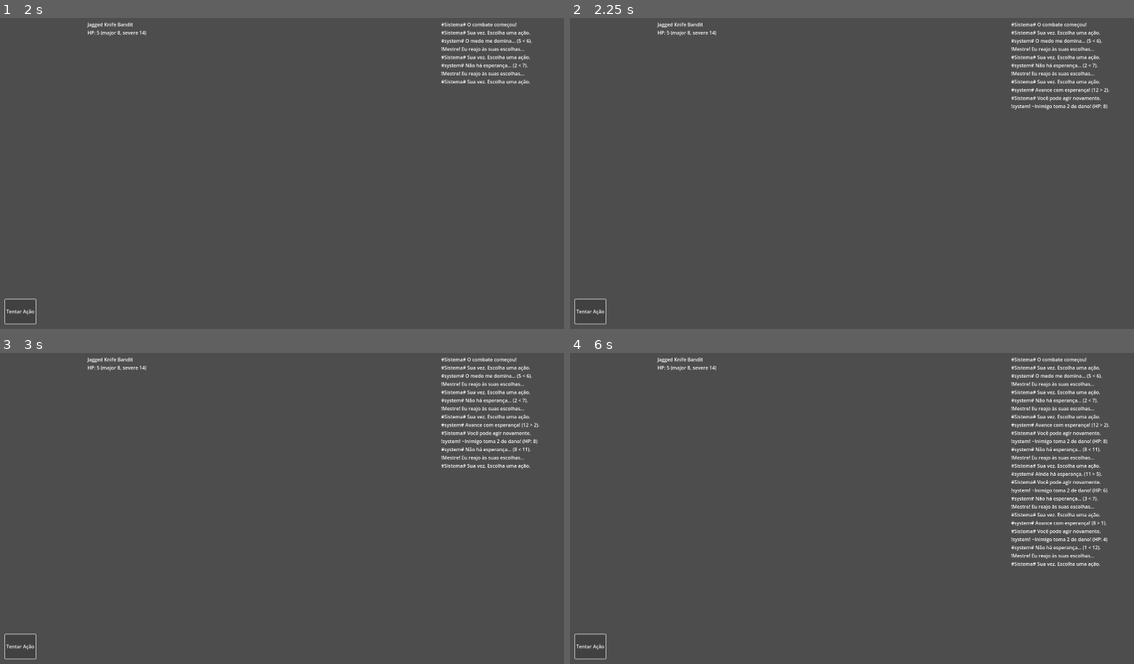
Above: before the commit, frames 1-4 (two rows, left to right).
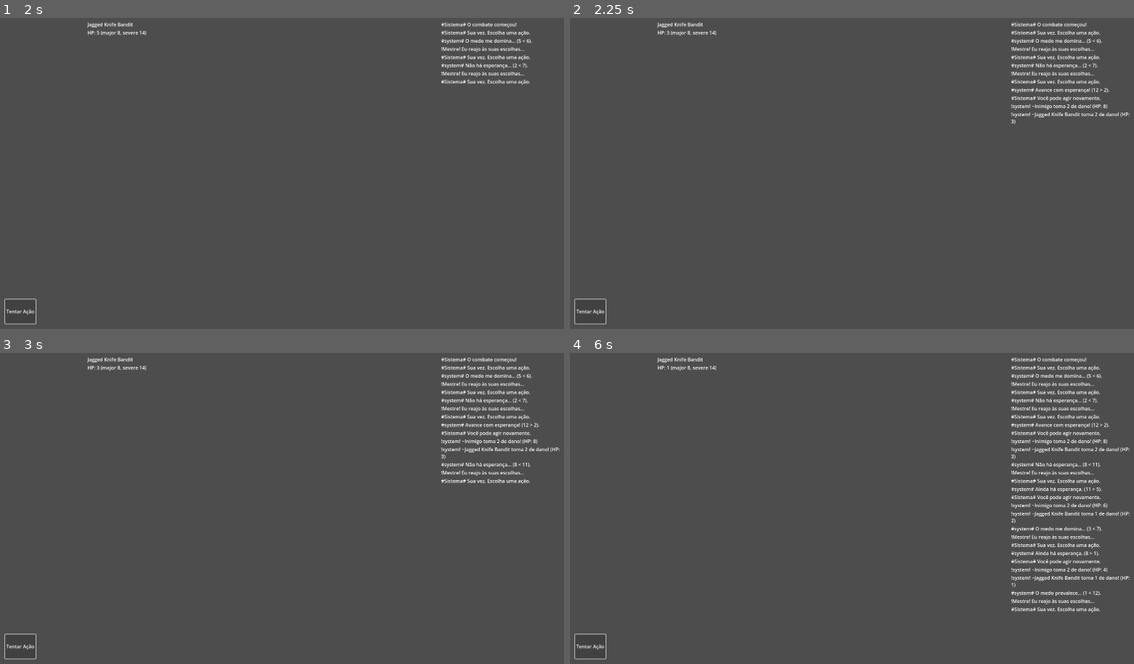
Above: after the commit, the same moments.

Repository: lucsantunes/daggerheart
Game: Godot game, scene res://scenes/CombatScene.tscn
The game is run twice, just before and just after one commit, with the same random seed, the same clock (stepped at 60 frames per second) and the same inputs. The project has no main scene, so this scene is started directly.
Inputs:
- Up to frame 1 (2 s): click "Tentar Ação" at 0.5 s; click "Tentar Ação" at 1.25 s
- Up to frame 2 (2.25 s): click "Tentar Ação" at 2 s
- Up to frame 3 (3 s): tap Enter at 2.75 s; tap L at 2.85 s
- Up to frame 4 (6 s): tap Space at 3.5, 5 s; tap L every 0.75 s from 3.6 to 5.85 s; tap Enter at 4.25, 5.75 s

Frame 1 is identical in both runs. In frame 2, 0.2% of the frame differs, in the area x 17-100%, y 4-35%; in frame 3, 0.6%; in frame 4, 3.1%, in the area x 17-100%, y 3-84%.

Commit message:
Remove unused battle scene, character, and enemy group files; delete associated images and scripts to streamline project structure.

Diff:
--- a/backup/tutorial_jrpg_16bit/battle_scene.tscn
+++ /dev/null
@@ -1,16 +0,0 @@
-[gd_scene load_steps=3 format=3 uid="uid://c0kb2o4jrg0pv"]
-
-[ext_resource type="PackedScene" uid="uid://ba7cku42ufpv1" path="res://backup/tutorial_jrpg_16bit/enemy_group.tscn" id="1_fw8re"]
-[ext_resource type="Texture2D" uid="uid://ct6mbr85ha2c6" path="res://backup/tutorial_jrpg_16bit/images/background.png" id="2_r5l0u"]
-
-[node name="battle_scene" type="Node2D"]
-texture_filter = 1
-
-[node name="TextureRect" type="TextureRect" parent="."]
-offset_right = 1280.0
-offset_bottom = 720.0
-texture = ExtResource("2_r5l0u")
-expand_mode = 1
-
-[node name="enemy_group" parent="." instance=ExtResource("1_fw8re")]
-position = Vector2(261, 258)
--- a/backup/tutorial_jrpg_16bit/character.tscn
+++ /dev/null
@@ -1,68 +0,0 @@
-[gd_scene load_steps=6 format=3 uid="uid://ccs1g7w0le5ir"]
-
-[ext_resource type="Texture2D" uid="uid://mb2ju0e76l7y" path="res://backup/tutorial_jrpg_16bit/images/bandit.png" id="1_pjt0s"]
-[ext_resource type="Texture2D" uid="uid://de3nssyfujmcg" path="res://backup/tutorial_jrpg_16bit/images/cursor.png" id="2_wa5vi"]
-
-[sub_resource type="Animation" id="Animation_px5sl"]
-length = 0.001
-tracks/0/type = "value"
-tracks/0/imported = false
-tracks/0/enabled = true
-tracks/0/path = NodePath("Sprite2D:self_modulate")
-tracks/0/interp = 1
-tracks/0/loop_wrap = true
-tracks/0/keys = {
-"times": PackedFloat32Array(0),
-"transitions": PackedFloat32Array(1),
-"update": 0,
-"values": [Color(1, 1, 1, 1)]
-}
-
-[sub_resource type="Animation" id="Animation_wfnr8"]
-resource_name = "hurt"
-tracks/0/type = "value"
-tracks/0/imported = false
-tracks/0/enabled = true
-tracks/0/path = NodePath("Sprite2D:self_modulate")
-tracks/0/interp = 1
-tracks/0/loop_wrap = true
-tracks/0/keys = {
-"times": PackedFloat32Array(0, 0.2, 0.4, 0.6),
-"transitions": PackedFloat32Array(1, 1, 1, 1),
-"update": 0,
-"values": [Color(30, 1, 1, 1), Color(1, 1, 1, 1), Color(30, 1, 1, 1), Color(1, 1, 1, 1)]
-}
-
-[sub_resource type="AnimationLibrary" id="AnimationLibrary_0qfo5"]
-_data = {
-&"RESET": SubResource("Animation_px5sl"),
-&"hurt": SubResource("Animation_wfnr8")
-}
-
-[node name="Character" type="CharacterBody2D"]
-
-[node name="Sprite2D" type="Sprite2D" parent="."]
-scale = Vector2(0.15, 0.15)
-texture = ExtResource("1_pjt0s")
-
-[node name="Focus" type="Sprite2D" parent="."]
-visible = false
-position = Vector2(0, 127)
-scale = Vector2(0.1, 0.1)
-texture = ExtResource("2_wa5vi")
-
-[node name="ProgressBar" type="ProgressBar" parent="."]
-anchors_preset = 5
-anchor_left = 0.5
-anchor_right = 0.5
-offset_left = -40.0
-offset_top = -110.0
-offset_right = 40.0
-offset_bottom = -83.0
-grow_horizontal = 2
-value = 100.0
-
-[node name="AnimationPlayer" type="AnimationPlayer" parent="."]
-libraries = {
-&"": SubResource("AnimationLibrary_0qfo5")
-}
--- a/backup/tutorial_jrpg_16bit/enemy_group.gd
+++ /dev/null
@@ -1,8 +0,0 @@
-extends Node2D
-
-var enemies: Array = []
-
-func _ready():
-	enemies = get_children()
-	for i in enemies.size():
-		enemies[i].position = Vector2(i*64*4, 0)
--- a/backup/tutorial_jrpg_16bit/enemy_group.tscn
+++ /dev/null
@@ -1,15 +0,0 @@
-[gd_scene load_steps=3 format=3 uid="uid://ba7cku42ufpv1"]
-
-[ext_resource type="Script" uid="uid://dgexk75xslthk" path="res://backup/tutorial_jrpg_16bit/enemy_group.gd" id="1_5vdyj"]
-[ext_resource type="PackedScene" uid="uid://ccs1g7w0le5ir" path="res://backup/tutorial_jrpg_16bit/character.tscn" id="1_coydw"]
-
-[node name="enemy_group" type="Node2D"]
-script = ExtResource("1_5vdyj")
-
-[node name="Character" parent="." instance=ExtResource("1_coydw")]
-
-[node name="Character2" parent="." instance=ExtResource("1_coydw")]
-
-[node name="Character3" parent="." instance=ExtResource("1_coydw")]
-
-[node name="Character4" parent="." instance=ExtResource("1_coydw")]
--- a/scripts/combat_manager.gd
+++ b/scripts/combat_manager.gd
@@ -2,6 +2,7 @@
 
 # Minimal combat manager to demonstrate effects
 signal damage_applied(target_name: String, amount: int, remaining_hp: int)
+signal damage_categorized(target_name: String, rolled_damage: int, category: String, hp_loss: int)
 
 var target_hp: int = 10
 var target_name: String = "Inimigo"
@@ -25,6 +26,38 @@
 			print("[CombatManager] Unknown outcome:", result_type)
 
 
+func resolve_attack(_attacker: Node, target: Node, damage_roll_string: String) -> void:
+	# Target is expected to be a MonsterCharacter-like node with fields used below
+	if not target or not target.has_method("apply_hp_loss"):
+		print("[CombatManager] resolve_attack: invalid target")
+		return
+
+	var damage := get_tree().root.get_node("/root/CombatScene/DiceRoller")
+	if damage == null:
+		print("[CombatManager] DiceRoller not found for resolve_attack")
+		return
+
+	var dice_roller := damage
+	var rolled: int = int(dice_roller.roll_string(damage_roll_string))
+
+	var major := int(target.data.threshold_major)
+	var severe := int(target.data.threshold_severe)
+	var category := "minor"
+	var hp_loss := 1
+	if rolled >= severe:
+		category = "severe"
+		hp_loss = 3
+	elif rolled >= major:
+		category = "major"
+		hp_loss = 2
+
+	print("[CombatManager] resolve_attack → rolled: %d, major: %d, severe: %d → %s (-%d HP)" % [rolled, major, severe, category, hp_loss])
+	emit_signal("damage_categorized", target.data.name, rolled, category, hp_loss)
+
+	target.apply_hp_loss(hp_loss)
+	emit_signal("damage_applied", target.data.name, hp_loss, target.current_hp)
+
+
 func _apply_damage(amount: int) -> void:
 	target_hp = max(0, target_hp - amount)
 	print("[CombatManager] Damage: %d → %s, HP: %d" % [amount, target_name, target_hp])
--- a/scripts/combat_scene.gd
+++ b/scripts/combat_scene.gd
@@ -8,6 +8,7 @@
 @onready var combat_manager = $CombatManager
 @onready var enemy_party = $UI/EnemyParty
 @onready var player_party = $UI/PlayerParty
+var current_target: Node = null
 
 
 func _ready():
@@ -17,6 +18,7 @@
 	turn_manager.master_turn_started.connect(_on_master_turn_started)
 	action_panel.action_pressed.connect(_on_action_pressed)
 	combat_manager.damage_applied.connect(_on_damage_applied)
+	combat_manager.damage_categorized.connect(_on_damage_categorized)
 
 	# Opening message
 	chat_log.add_entry("Sistema", "O combate começou!", "narration")
@@ -26,6 +28,10 @@
 
 	# Spawn initial enemy (Bandit)
 	enemy_party.spawn_monster("jagged_knife_bandit")
+	# Set current target as the first enemy for now
+	if enemy_party.get_child_count() > 0:
+		current_target = enemy_party.get_child(0)
+		print("[CombatScene] Current target set to:", current_target)
 
 func _on_player_turn_started() -> void:
 	action_panel.set_buttons_enabled(true)
@@ -71,6 +77,12 @@
 
 	# Apply simplified combat effects
 	combat_manager.apply_attempt_outcome(result_type)
+	# On success, resolve attack against current target
+	if result_type == "hope" or result_type == "crit":
+		if current_target != null:
+			combat_manager.resolve_attack(self, current_target, "1d8")
+		else:
+			print("[CombatScene] No target to attack.")
 
 
 func _on_damage_applied(target_name: String, amount: int, remaining_hp: int) -> void:
@@ -80,3 +92,7 @@
 		"amount": amount,
 		"hp": remaining_hp
 	})
+
+
+func _on_damage_categorized(target_name: String, rolled_damage: int, category: String, hp_loss: int) -> void:
+	print("[CombatScene] Damage category → target: %s, rolled: %d, category: %s, hp_loss: %d" % [target_name, rolled_damage, category, hp_loss])
--- a/scripts/dice_roller.gd
+++ b/scripts/dice_roller.gd
@@ -26,3 +26,42 @@
 	var value := randi_range(1, 20) + modifier
 	print("[DiceRoller] d20 → %d" % [value])
 	emit_signal("d20_rolled", value)
+
+
+func roll_string(expr: String) -> int:
+	# Supports forms like "d8", "1d8", "2d6+3", "3d10-1"
+	var trimmed := expr.strip_edges()
+	if not trimmed.contains("d"):
+		var fallback := int(trimmed)
+		print("[DiceRoller] roll_string '%s' → %d (no 'd' found)" % [expr, fallback])
+		return fallback
+
+	var dice_and_rest := trimmed.split("d", false)
+	var num_dice := 1
+	if dice_and_rest[0] != "":
+		num_dice = int(dice_and_rest[0])
+
+	var rest := String(dice_and_rest[1])
+	var modifier := 0
+	var sides_str := rest
+	var plus_idx := rest.find("+")
+	var minus_idx := rest.find("-")
+	var split_idx := -1
+	if plus_idx != -1 and minus_idx != -1:
+		split_idx = min(plus_idx, minus_idx)
+	elif plus_idx != -1:
+		split_idx = plus_idx
+	elif minus_idx != -1:
+		split_idx = minus_idx
+
+	if split_idx != -1:
+		sides_str = rest.substr(0, split_idx)
+		modifier = int(rest.substr(split_idx, rest.length() - split_idx))
+
+	var sides := int(sides_str)
+	var total := 0
+	for i in num_dice:
+		total += randi_range(1, sides)
+	var final_total := total + modifier
+	print("[DiceRoller] roll_string '%s' → rolls: %d x d%d, modifier: %d, total: %d" % [expr, num_dice, sides, modifier, final_total])
+	return final_total
Not shown, removed: backup/tutorial_jrpg_16bit/enemy_group.gd.uid
Binary file removed: backup/tutorial_jrpg_16bit/images/background.png
Not shown, removed: backup/tutorial_jrpg_16bit/images/background.png.import
Binary file removed: backup/tutorial_jrpg_16bit/images/bandit.png
Not shown, removed: backup/tutorial_jrpg_16bit/images/bandit.png.import
Binary file removed: backup/tutorial_jrpg_16bit/images/cursor.png
Not shown, removed: backup/tutorial_jrpg_16bit/images/cursor.png.import
Binary file removed: backup/tutorial_jrpg_16bit/images/warrior.png
Not shown, removed: backup/tutorial_jrpg_16bit/images/warrior.png.import
Binary file removed: backup/tutorial_jrpg_16bit/images/wizard.png
Not shown, removed: backup/tutorial_jrpg_16bit/images/wizard.png.import
